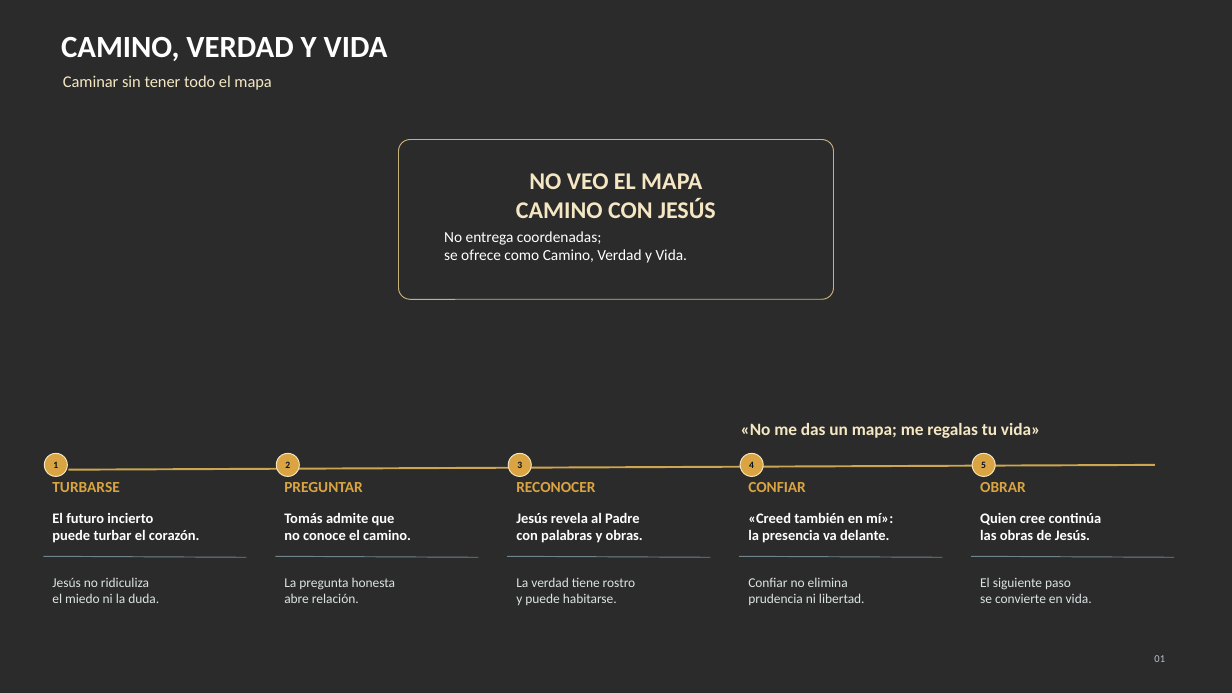
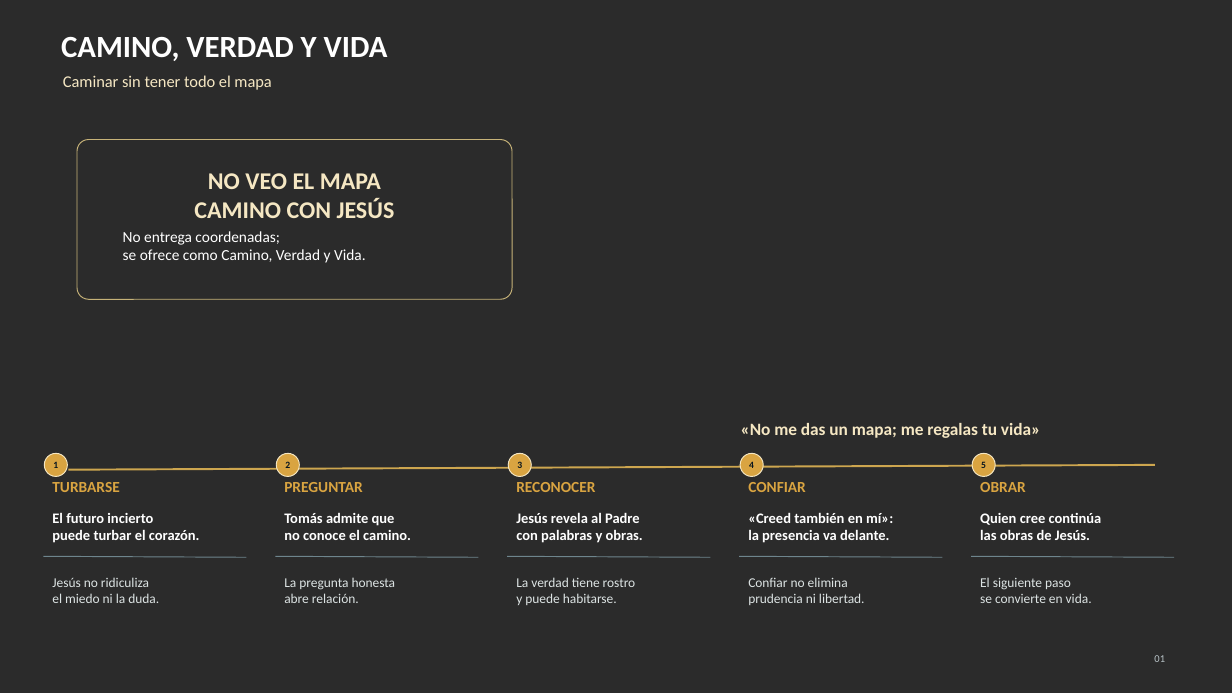
Before and after one commit to JesusSubias/evangelios-ciclo-a-web, a slide deck: slide 1 of assets/presentations/2026-05-03-camino-verdad-y-vida.pptx. Drawn at 1232x693 pixels with LibreOffice and Linux fonts; fonts in the diff are those of the drawing; background and template pictures are left out; a plain dark background stands for a picture behind light text. Boxes give left, top, right and bottom in pixels: in the first picture for what was removed or moved away, otherwise in the second. Text is boxed around its words. In the diff, an @@ line names an element or a change of style, - is before the commit and + after.

```diff
--- a/assets/presentations/2026-05-03-camino-verdad-y-vida.pptx
+++ b/assets/presentations/2026-05-03-camino-verdad-y-vida.pptx
@@ 2 texts, 1 rounded rectangle: place and size @@
-2 texts, 1 rounded rectangle at [398, 140, 834, 299]
+2 texts, 1 rounded rectangle at [77, 140, 512, 299]
```
Also in this commit, not shown: 23 other files.
